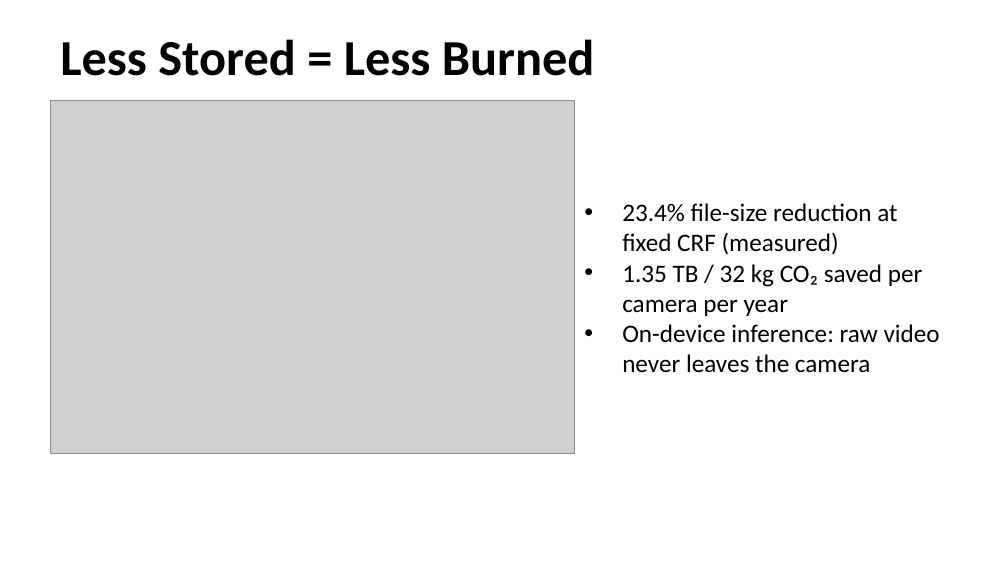
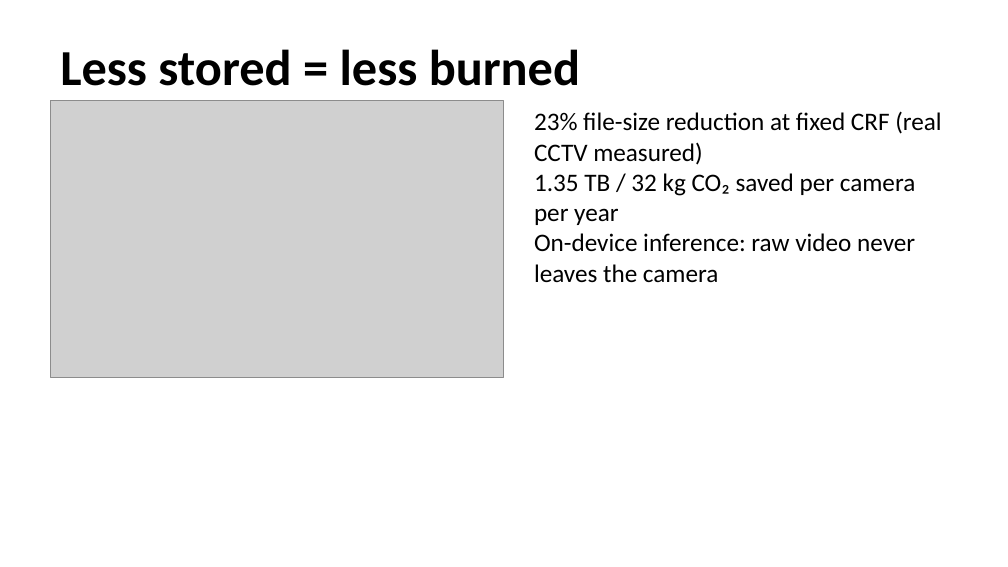
Before and after one commit to SaiAmartya/steam-icac-2026, a slide deck: slide 10 of showcase.pptx. Drawn at 1008x567 pixels with LibreOffice and Linux fonts; fonts in the diff are those of the drawing; grey boxes stand for pictures. Boxes give left, top, right and bottom in pixels: in the first picture for what was removed or moved away, otherwise in the second. Text is boxed around its words. In the diff, an @@ line names an element or a change of style, - is before the commit and + after.

Commit message:
Wave 3: real-CCTV rewrite of analysis, deck, poster, README
- analysis.docx: leads with iso-bitrate sal-PSNR parity finding
  (+0.44 dB at ~45 KB), real neural-codec measurements in §5,
  sigmoid-mask methodology in §4, RD curve + qualitative figures
- showcase.pptx: 12 slides, all real-CCTV figures embedded
- poster.pdf/png: A3 booth poster with corrected sustainability math
- README.md: Status section with real-CCTV headline numbers
- docs/results_summary.md: single source of truth for every number
- src/pipeline.py: sigmoid mask is now the default operating mode
- src/compress.py: mask_mode parameter (alpha/sigmoid/binary)
- scripts/make_figures.py: regenerated for real-data plots
- scripts/build_analysis.js, make_poster.py: rewritten for new numbers
- scripts/ablation_mask_modes.py, ablation_sigmoid_sweep.py: methodology + RD ablations

```diff
--- a/showcase.pptx
+++ b/showcase.pptx
@@ text "Less stored = less burned" at <box>60,49,580,86</box>: vertical alignment middle to top @@
@@ text at <box>60,49,580,86</box>: text changed @@
-Less Stored = Less Burned
+Less stored = less burned
@@ picture: place and size @@
-picture at <box>50,101,575,454</box>
+picture at <box>50,101,504,377</box>
@@ text "23% file-size reduction at fixed ..." at <box>534,111,941,283</box>: vertical alignment middle to top @@
@@ text "23% file-size reduction at fixed ...": place and size @@
-text "23% file-size reduction at fixed ..." at <box>622,203,940,373</box>
+text "23% file-size reduction at fixed ..." at <box>534,111,941,283</box>
@@ text at <box>534,111,941,165</box>: text changed @@
-• 23.4% file-size reduction at fixed CRF (measured)
+23% file-size reduction at fixed CRF (real CCTV measured)
@@ text at <box>534,173,915,283</box>: bullet • to none @@
```
Also in this commit, not shown: 7 other slides changed, 4 slides added, 4 slides removed, 17 other files.
